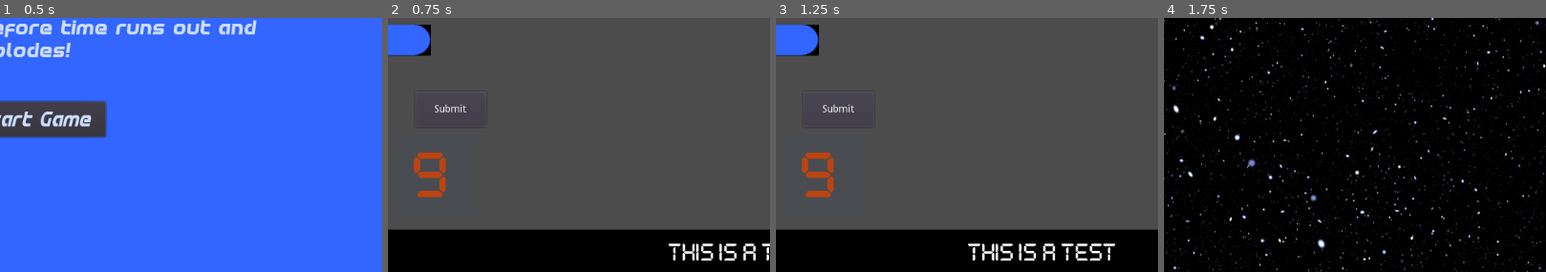
Above: before the commit, frames 1-4 (left to right).
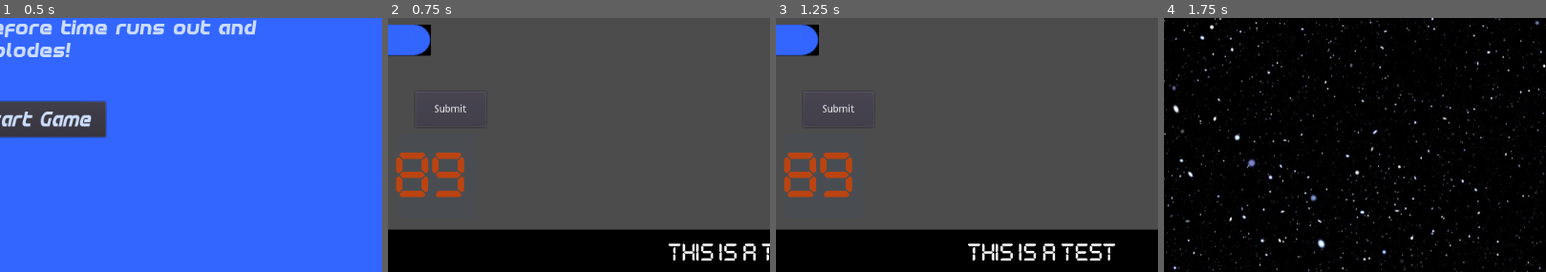
Above: after the commit, the same moments.

Repository: squiggle-at-squiggle/LDJam49
Game: Godot game, scene res://Scenes/Main.tscn
The game is run twice, just before and just after one commit, with the same random seed, the same clock (stepped at 60 frames per second) and the same inputs.
Inputs:
- Up to frame 1 (0.5 s): no input
- Up to frame 2 (0.75 s): click "Start Game" at 0.5 s
- Up to frame 3 (1.25 s): no input
- Up to frame 4 (1.75 s): click "Submit" at 1.25 s
The pictures show only the part of the screen within x 46-96%, y 50-100%; the shares and areas given below are measured in that part.

Frame 1 is identical in both runs. In frame 2, 1.9% of the frame differs, in the area x 2-20%, y 53-71%; in frame 3, 1.9%; in frame 4, nothing differs.

Commit message:
reverted testing change

Diff:
--- a/Code/Main.gd
+++ b/Code/Main.gd
@@ -52,7 +52,7 @@
 	current_puzzle.generate_puzzle($ControlPanel/Control/SliderOne/HSlider.min_value,$ControlPanel/Control/SliderOne/HSlider.max_value)
 	add_child(current_puzzle)
 	solution1 = current_puzzle.solution
-	$Countdown.set_timer(10)
+	$Countdown.set_timer(90)
 	round_counter += 1
 	# destroy current_puzzle
 	# create_new_puzzle
